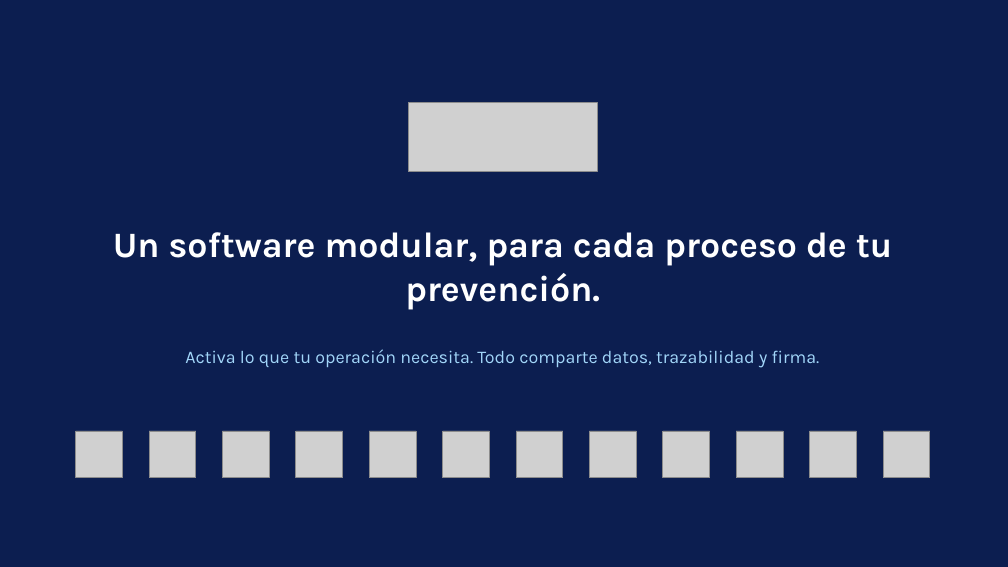
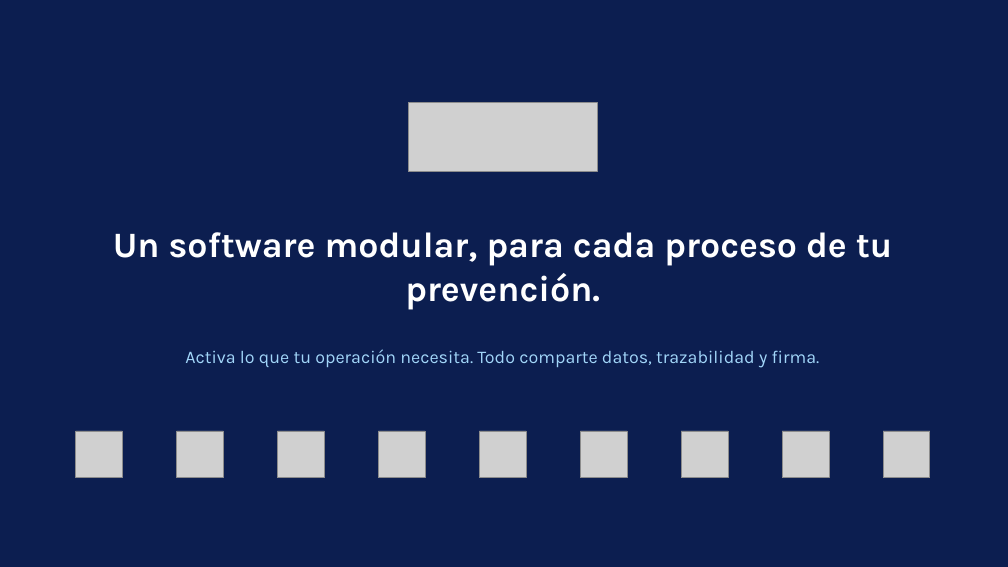
Before and after one commit to diegoalmazabar-hash/Tazki-Componentes-, a slide deck: slide 5 of ventas-piezas/plan-core/Tazki_Presentacion_PlanCore.pptx. Drawn at 1008x567 pixels with LibreOffice and Linux fonts; fonts in the diff are those of the drawing; grey boxes stand for pictures. Boxes give left, top, right and bottom in pixels: in the first picture for what was removed or moved away, otherwise in the second. Text is boxed around its words. In the diff, an @@ line names an element or a change of style, - is before the commit and + after.

```diff
--- a/ventas-piezas/plan-core/Tazki_Presentacion_PlanCore.pptx
+++ b/ventas-piezas/plan-core/Tazki_Presentacion_PlanCore.pptx
@@ picture: place and size @@
-picture at [149, 431, 196, 478]
+picture at [176, 431, 223, 478]
@@ picture: place and size @@
-picture at [222, 431, 269, 478]
+picture at [278, 431, 324, 478]
@@ picture removed at [369, 431, 416, 478] @@
@@ picture: place and size @@
-picture at [296, 431, 343, 478]
+picture at [378, 431, 425, 478]
@@ picture removed at [442, 431, 489, 478] @@
@@ picture: place and size @@
-picture at [516, 431, 563, 478]
+picture at [479, 431, 526, 478]
@@ picture: place and size @@
-picture at [590, 431, 637, 478]
+picture at [580, 431, 627, 478]
@@ picture removed at [663, 431, 710, 478] @@
@@ picture: place and size @@
-picture at [737, 431, 783, 478]
+picture at [681, 431, 728, 478]
@@ picture: place and size @@
-picture at [810, 431, 857, 478]
+picture at [782, 431, 829, 478]
```
Also in this commit, not shown: 5 other slides changed, 3 other files.
